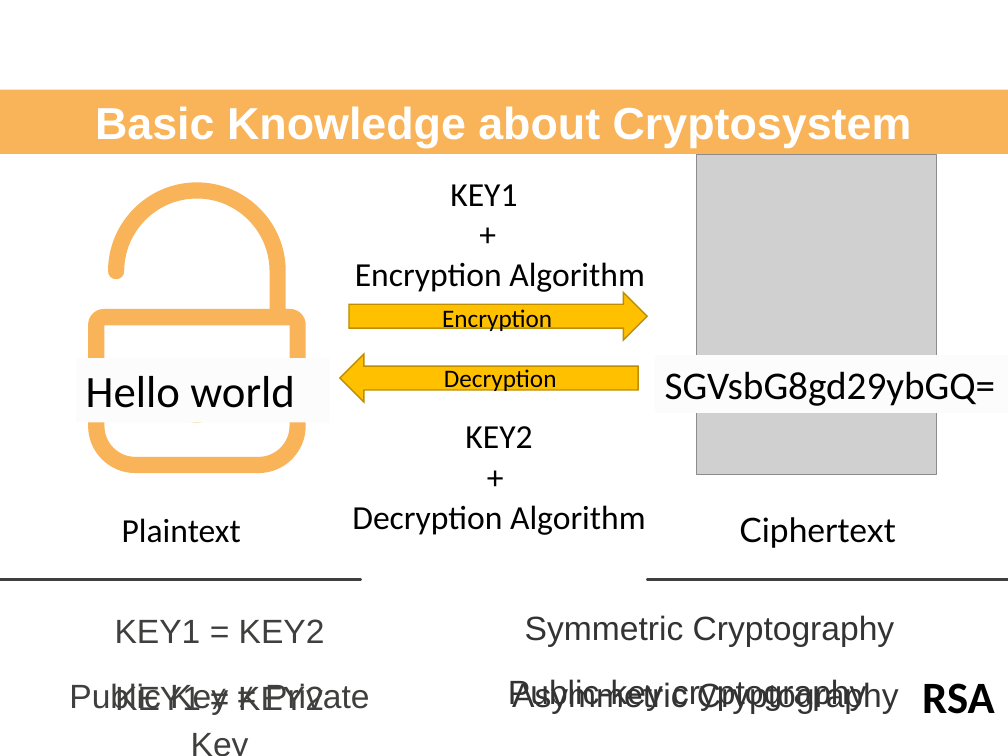
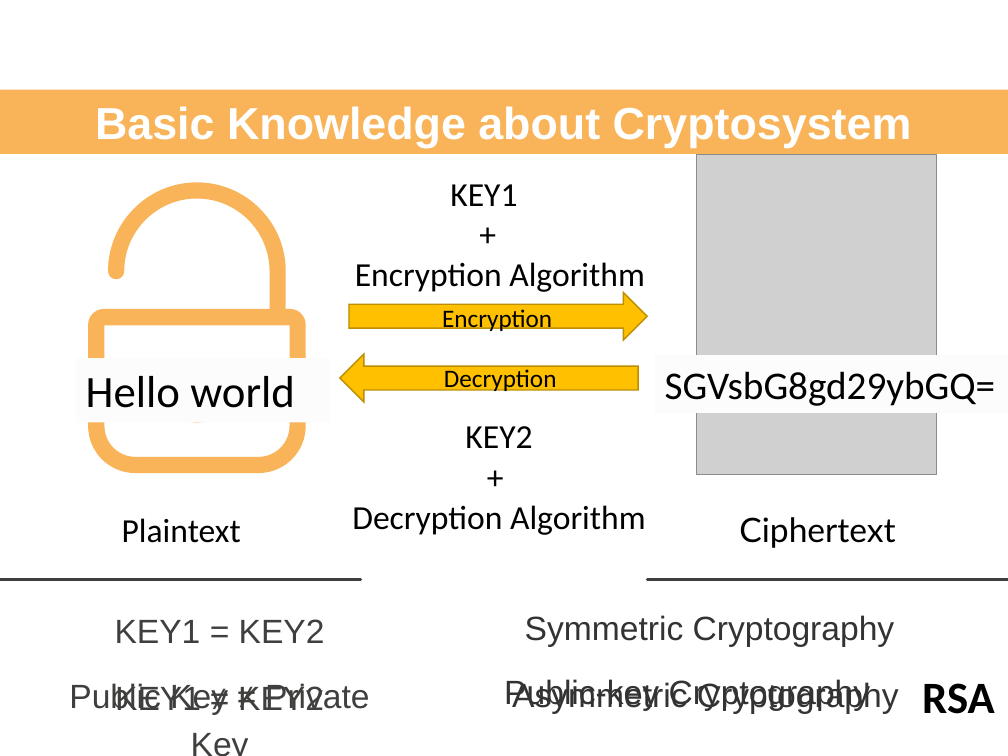
Before and after one commit to KevinLuo2000/RSA_English_Class_Presentation, a slide deck: slide 7 of RSA_Crypto_罗楷轩.pptx. Drawn at 1008x756 pixels with LibreOffice and Linux fonts; fonts in the diff are those of the drawing; grey boxes stand for pictures. Boxes give left, top, right and bottom in pixels: in the first picture for what was removed or moved away, otherwise in the second. Text is boxed around its words. In the diff, an @@ line names an element or a change of style, - is before the commit and + after.

```diff
--- a/RSA_Crypto_罗楷轩.pptx
+++ b/RSA_Crypto_罗楷轩.pptx
@@ text at <box>504,679,871,712</box>: text changed @@
-Public-key cryptography
+Public-key Cryptography
```
Also in this commit, not shown: 2 other slides changed.
